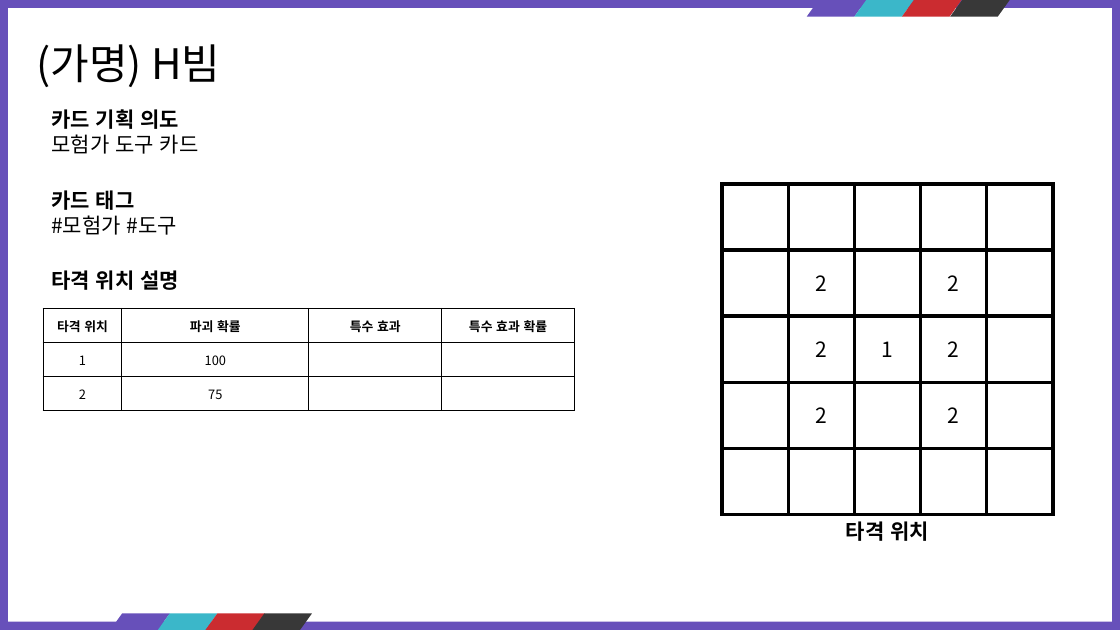
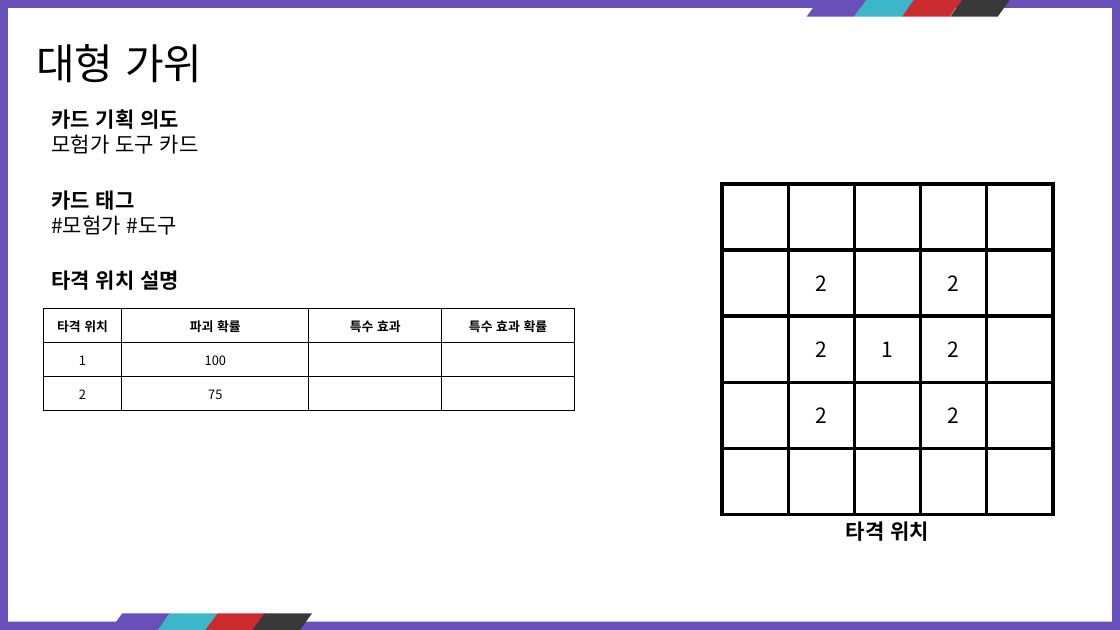
Before and after one commit to kauthor/FluffyDisdog, a slide deck: slide 25 of Plan/기획서/카드 정리.pptx. Drawn at 1120x630 pixels with LibreOffice and Linux fonts; fonts in the diff are those of the drawing. Boxes give left, top, right and bottom in pixels: in the first picture for what was removed or moved away, otherwise in the second. Text is boxed around its words. In the diff, an @@ line names an element or a change of style, - is before the commit and + after.

```diff
--- a/Plan/기획서/카드 정리.pptx
+++ b/Plan/기획서/카드 정리.pptx
@@ text at bbox=[36, 44, 202, 83]: text changed @@
-(가명) H빔
+대형 가위
```
Also in this commit, not shown: 12 other slides changed, 1 other file.
